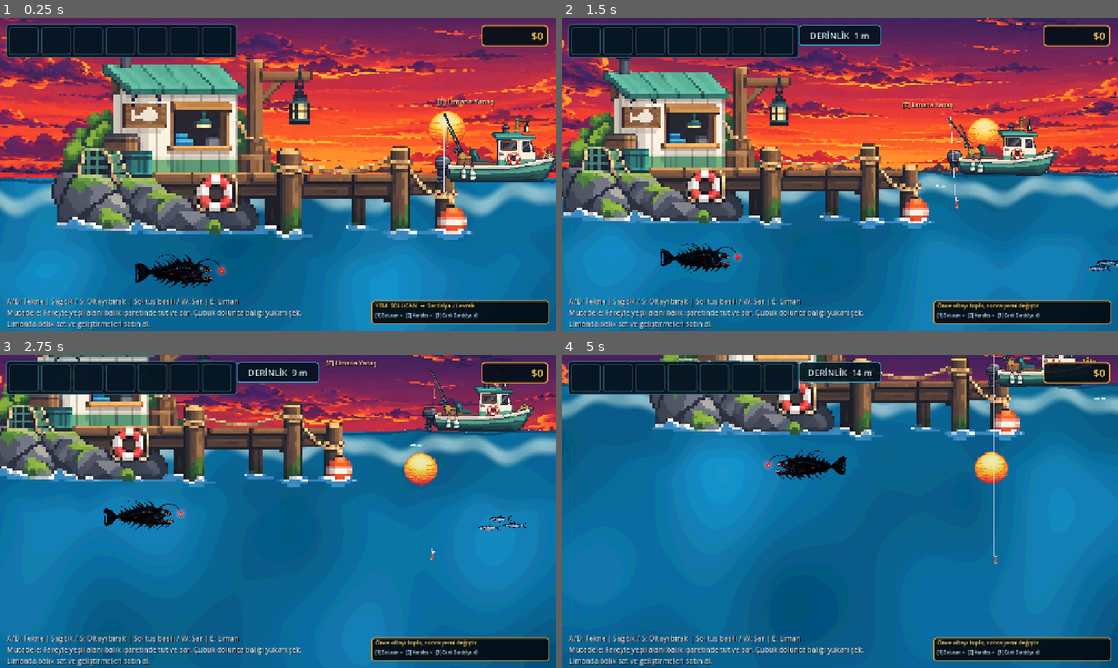
Above: before the commit, frames 1-4 (two rows, left to right).
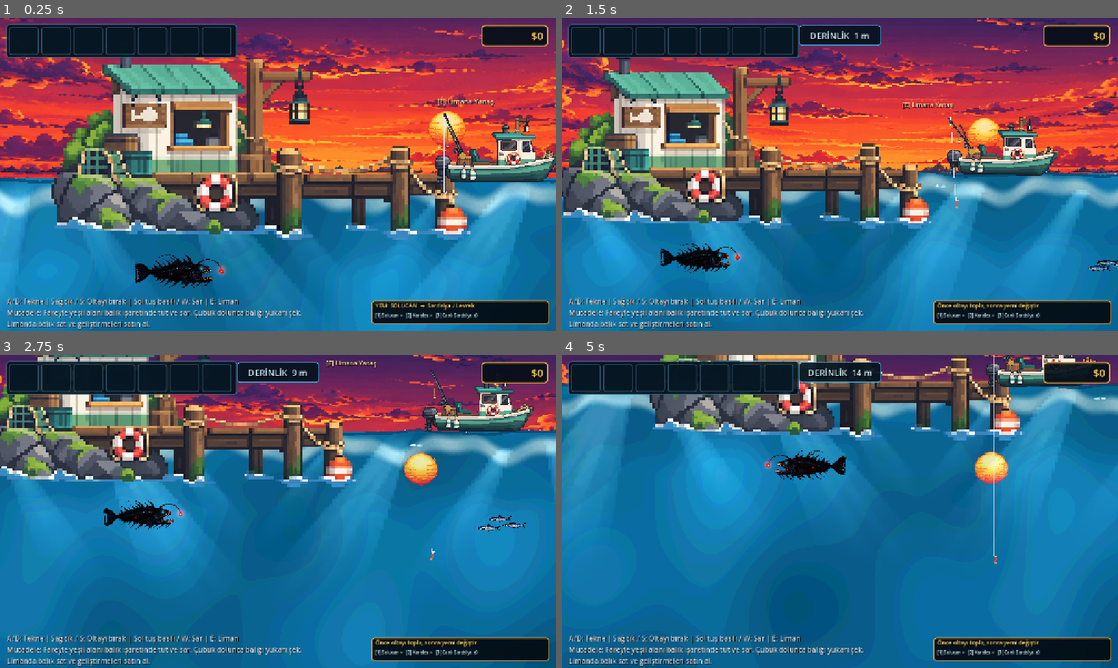
Above: after the commit, the same moments.

Repository: mirackayademir/TinyFisher
Game: Godot game, scene res://scenes/world.tscn
Same seed, same stepped clock (60 frames per second), same inputs: the game is played once before the commit and once after it.
Inputs (mouse positions are in pixels of both pictures, inside the frame that each line leads up to):
- Up to frame 1 (0.25 s): no input
- Up to frame 2 (1.5 s): tap Enter at 0.5 s; move the mouse to (962, 158) at 0.52 s; hold D (move_right) 0.53-1.28 s; tap E (dock) at 0.6 s; click (962, 158) at 0.67 s; move the mouse to (728, 190) at 1.27 s; hold S from 1.28 s (still down); tap 1 at 1.35 s
- Up to frame 3 (2.75 s): move the mouse to (333, 442) at 2.02 s; release S at 2.03 s; hold D (move_right) from 2.03 s (still down); tap 2 at 2.1 s
- Up to frame 4 (5 s): move the mouse to (812, 574) at 2.77 s; release D (move_right) at 2.78 s; hold W 2.78-3.53 s; tap 3 at 2.85 s; click (812, 574) at 2.92 s; move the mouse to (1006, 558) at 3.52 s; hold A (move_left) from 3.53 s (still down); tap E (dock) at 3.6 s; move the mouse to (673, 464) at 4.27 s; tap 1 at 4.35 s

The runs differ from the first frame. In frame 1, 6.3% of the frame differs, in the area x 0-96%, y 54-92%; in frame 2, 4.6%; in frame 3, 4.6%; in frame 4, 7.3%, in the area x 0-93%, y 12-57%.

Commit message:
Add shallow water sun rays layer 8 of 36

Diff:
--- a/scenes/surface_foam_sync.gd
+++ b/scenes/surface_foam_sync.gd
@@ -1,28 +1,53 @@
 extends Node
 
-# 7/36 surface_foam_01.png duzeltmesi.
-# Eski sabit Sprite2D kopuk seridini gizler ve ayni texture'i
-# World tarafindaki hareketli SurfaceWaveFoam Line2D'sine baglar.
-# Boylece kopuk, dalganin sin/cos hareketini birebir takip eder.
+# Yuzey efektleri runtime destegi.
+# 7/36 surface_foam_01.png: hareketli ana dalgaya baglanir.
+# 8/36 sun_rays_01.png: su yuzeyinden 0-20 m sig su bolgesine iner.
 
 const FOAM_TEXTURE: Texture2D = preload("res://assets/environment/surface/surface_foam_01.png")
+const SUN_RAYS_TEXTURE: Texture2D = preload("res://assets/environment/surface/sun_rays_01.png")
+
+const WATER_SURFACE_Y: float = 360.0
+const WORLD_LEFT_X: float = -1000.0
+const WORLD_RIGHT_X: float = 11000.0
+const SUN_RAYS_DEPTH_HEIGHT: float = 680.0 # Yaklasik 0-20 metre: 20m x ~34px
+const SUN_RAYS_TILE_WIDTH: float = 1600.0
 
 var _bound_line: Line2D = null
+var _ray_root: Node2D = null
+var _scene_id: int = 0
 
 
 func _ready() -> void:
 	process_mode = Node.PROCESS_MODE_ALWAYS
-	print("SURFACE FOAM SYNC: hareketli dalgaya baglanmaya hazir")
+	print("SURFACE EFFECTS: 7/36 kopuk + 8/36 gunes huzmeleri hazir")
 
 
 func _process(_delta: float) -> void:
 	var current_scene: Node = get_tree().current_scene
 	if current_scene == null:
 		_bound_line = null
+		_ray_root = null
+		_scene_id = 0
 		return
 
-	# EnvironmentLayers V14'te uretilen sabit kopuk seridi artik kullanilmiyor.
-	# Hareketli ana dalga ile ayrisip arkada iz birakmasin diye tamamen gizliyoruz.
+	var current_id: int = current_scene.get_instance_id()
+	if current_id != _scene_id:
+		_scene_id = current_id
+		_bound_line = null
+		_ray_root = null
+
+	_sync_surface_foam(current_scene)
+	_ensure_sun_rays(current_scene)
+
+
+# -----------------------------------------------------------------------------
+# 7 / 36 - SURFACE FOAM
+# -----------------------------------------------------------------------------
+
+func _sync_surface_foam(current_scene: Node) -> void:
+	# EnvironmentLayers tarafinda uretilen sabit kopuk seridini gizliyoruz.
+	# Ana dalga hareket ederken arkada ayri bir iz birakmasin.
 	var static_foam: CanvasItem = current_scene.get_node_or_null(
 		"EnvironmentLayers/SurfaceLayers/SurfaceFoamLayer/SurfaceFoamArt"
 	) as CanvasItem
@@ -52,3 +77,73 @@
 	line.end_cap_mode = Line2D.LINE_CAP_ROUND
 	line.antialiased = false
 	print("SURFACE FOAM SYNC: kopuk hareketli dalgaya baglandi")
+
+
+# -----------------------------------------------------------------------------
+# 8 / 36 - SUN RAYS
+# -----------------------------------------------------------------------------
+
+func _ensure_sun_rays(current_scene: Node) -> void:
+	if is_instance_valid(_ray_root):
+		return
+
+	# EnvironmentLayers kendi katman agacini kurana kadar bekle.
+	var rays_layer: Node2D = current_scene.get_node_or_null(
+		"EnvironmentLayers/UnderwaterLayers/SunRaysLayer"
+	) as Node2D
+	if rays_layer == null:
+		return
+
+	var existing: Node2D = rays_layer.get_node_or_null("SunRaysArt") as Node2D
+	if existing != null:
+		_ray_root = existing
+		return
+
+	var texture_size: Vector2 = SUN_RAYS_TEXTURE.get_size()
+	if texture_size.x <= 0.0 or texture_size.y <= 0.0:
+		return
+
+	_ray_root = Node2D.new()
+	_ray_root.name = "SunRaysArt"
+	rays_layer.add_child(_ray_root)
+
+	# Huzmeler sadece sig suda gorunur. Ustte su cizgisinden yumusak girer,
+	# 20 metreye yaklastikca sifira kaybolur; derin denize tasmaz.
+	var ray_shader: Shader = Shader.new()
+	ray_shader.code = (
+		"shader_type canvas_item;\n"
+		+ "render_mode blend_add;\n"
+		+ "uniform float opacity = 0.20;\n"
+		+ "void fragment() {\n"
+		+ "    vec4 tex = texture(TEXTURE, UV);\n"
+		+ "    float top_fade = smoothstep(0.00, 0.08, UV.y);\n"
+		+ "    float depth_fade = 1.0 - smoothstep(0.58, 1.00, UV.y);\n"
+		+ "    float side_fade = smoothstep(0.00, 0.07, UV.x) * (1.0 - smoothstep(0.93, 1.00, UV.x));\n"
+		+ "    COLOR = vec4(tex.rgb, tex.a * top_fade * depth_fade * side_fade * opacity);\n"
+		+ "}\n"
+	)
+
+	var ray_material: ShaderMaterial = ShaderMaterial.new()
+	ray_material.shader = ray_shader
+
+	var x_scale: float = SUN_RAYS_TILE_WIDTH / texture_size.x
+	var y_scale: float = SUN_RAYS_DEPTH_HEIGHT / texture_size.y
+	var center_y: float = WATER_SURFACE_Y + 4.0 + SUN_RAYS_DEPTH_HEIGHT * 0.5
+	var x: float = WORLD_LEFT_X + SUN_RAYS_TILE_WIDTH * 0.5
+	var index: int = 0
+
+	while x < WORLD_RIGHT_X + SUN_RAYS_TILE_WIDTH * 0.5:
+		var sprite: Sprite2D = Sprite2D.new()
+		sprite.name = "SunRays_%02d" % index
+		sprite.texture = SUN_RAYS_TEXTURE
+		sprite.texture_filter = CanvasItem.TEXTURE_FILTER_NEAREST
+		sprite.material = ray_material
+		sprite.position = Vector2(x, center_y)
+		sprite.scale = Vector2((-x_scale) if index % 2 == 1 else x_scale, y_scale)
+		_ray_root.add_child(sprite)
+
+		# Parcalar birbirine az miktarda biner; dikey dikiş izi kalmaz.
+		x += SUN_RAYS_TILE_WIDTH - 80.0
+		index += 1
+
+	print("SUN RAYS: 8/36 sig su 0-20m katmanina eklendi")
